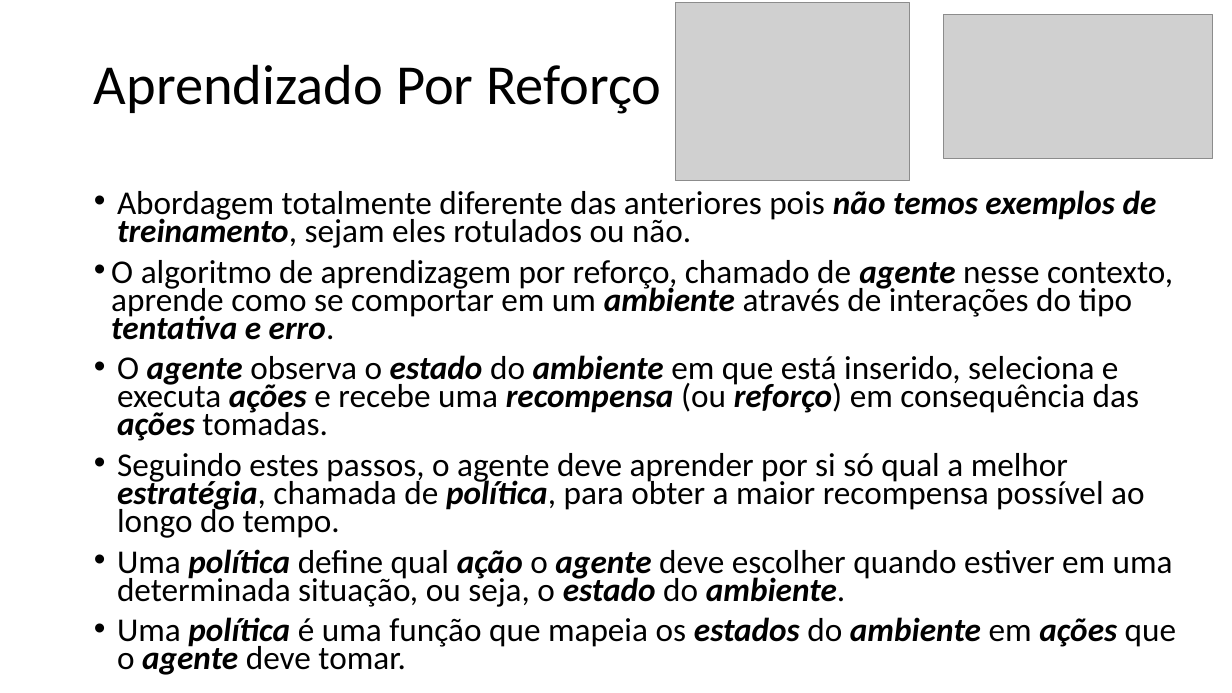
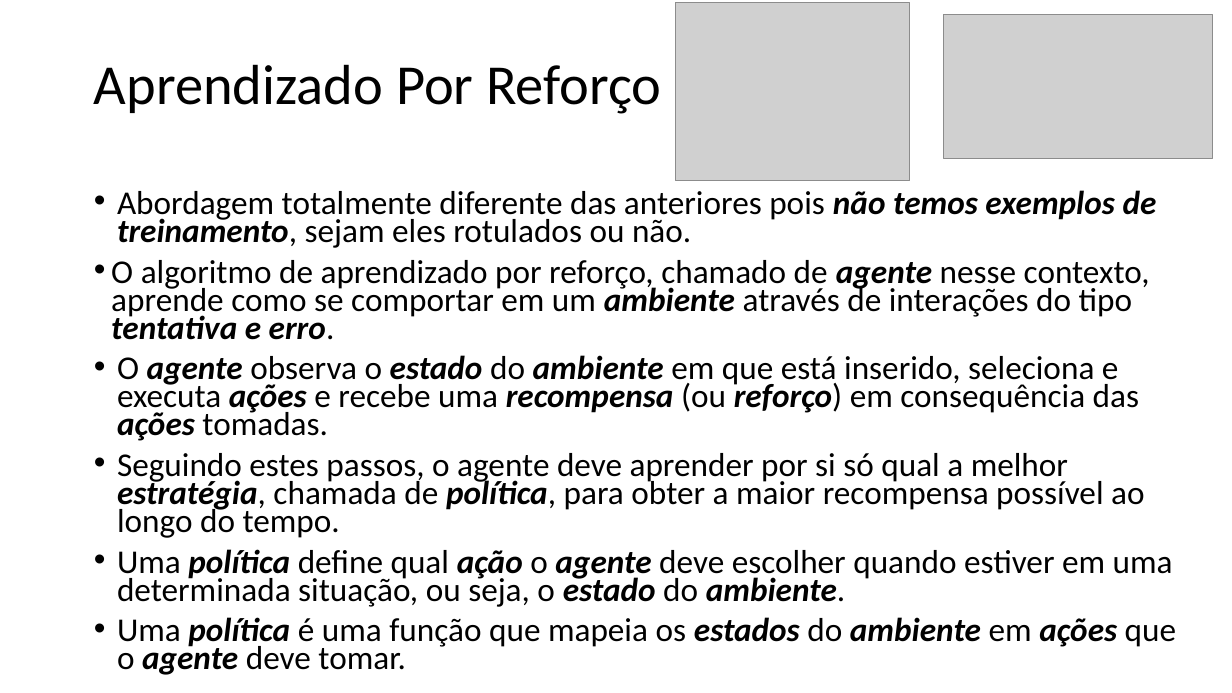
Before and after one commit to zz4fap/t319_aprendizado_de_maquina, a slide deck: slide 21 of slides/T319_Introdução.pptx. Drawn at 1232x693 pixels with LibreOffice and Linux fonts; fonts in the diff are those of the drawing; grey boxes stand for pictures. Boxes give left, top, right and bottom in pixels: in the first picture for what was removed or moved away, otherwise in the second. Text is boxed around its words. In the diff, an @@ line names an element or a change of style, - is before the commit and + after.

```diff
--- a/slides/T319_Introdução.pptx
+++ b/slides/T319_Introdução.pptx
@@ text at (111,260,1150,340): text changed @@
-• O algoritmo de aprendizagem por reforço, chamado de agente nesse contexto, aprende como se comportar em um ambiente através de interações do tipo tentativa e erro.
+• O algoritmo de aprendizado por reforço, chamado de agente nesse contexto, aprende como se comportar em um ambiente através de interações do tipo tentativa e erro.
```
Also in this commit, not shown: 14 other slides changed, 10 other files.
